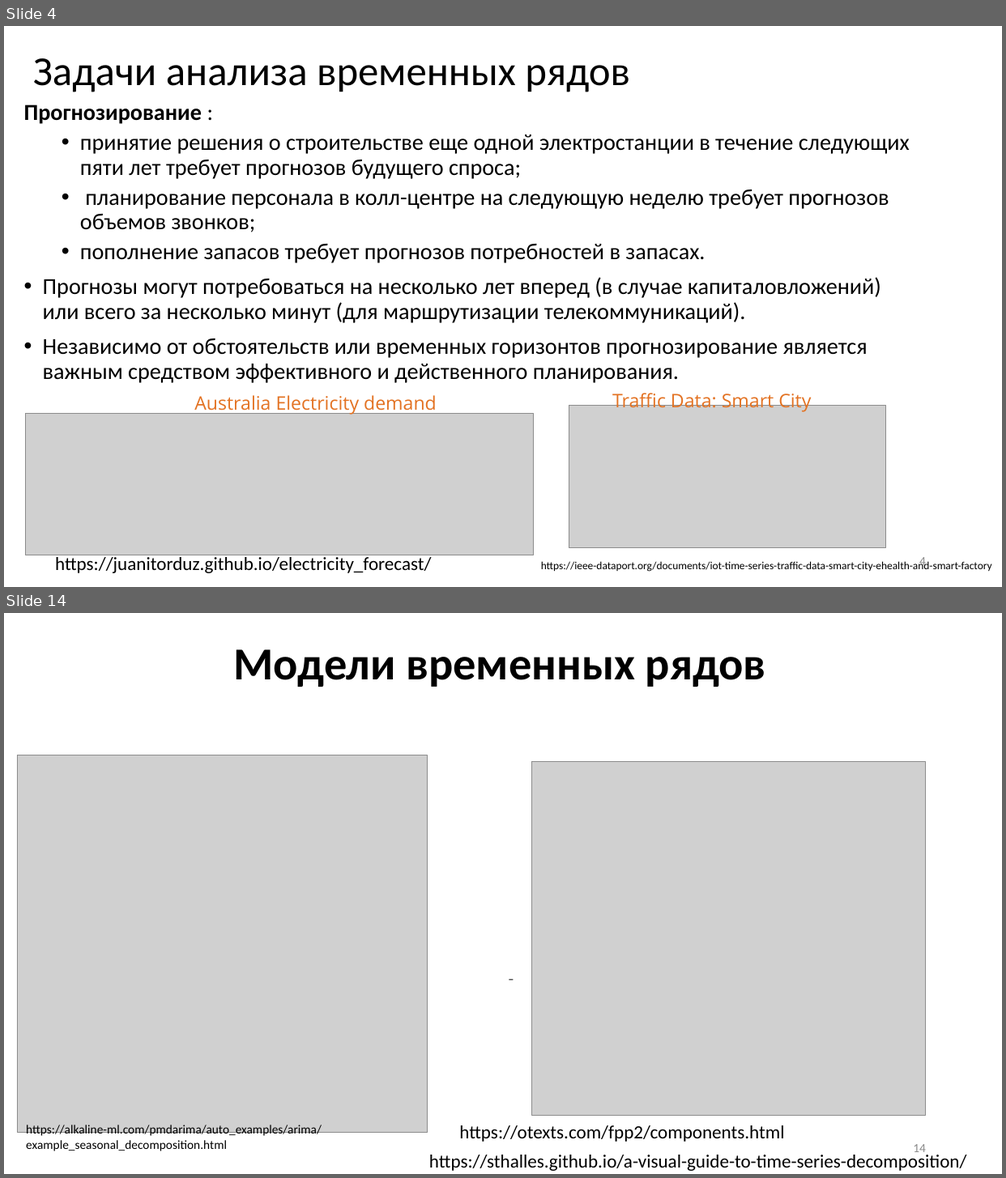
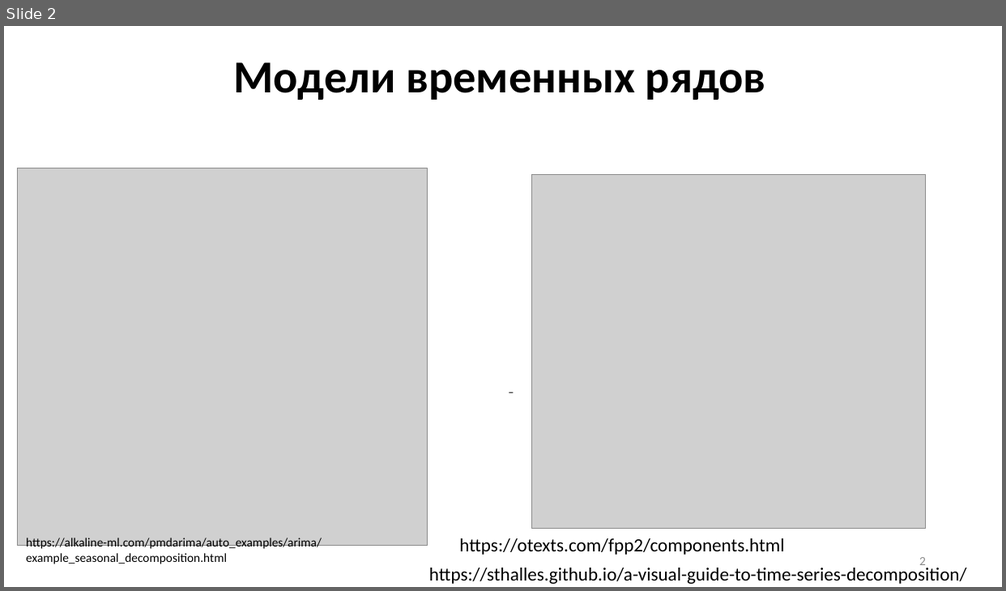
Before and after one commit to MVRonkin/TimeSeriesCourse, a slide deck: 2025/01 Введение во ВР [Автосохраненный].pptx. Shown one above the other, each under a label of ours: slides 4 and 14 before the commit, slide 2 after it; the slides between them are not shown. The pictures are 1006x1178 and 1006x591 pixels, drawn with LibreOffice and Linux fonts; fonts in the diff are those of the drawing; grey boxes stand for pictures. Boxes give left, top, right and bottom in pixels: in the first picture for what was removed or moved away, otherwise in the second. Text is boxed around its words. In the diff, an @@ line names an element or a change of style, - is before the commit and + after.

```diff
--- a/2025/01 Введение во ВР [Автосохраненный].pptx
+++ b/2025/01 Введение во ВР [Автосохраненный].pptx
@@ slide 4 removed at bbox=[4, 26, 1002, 587], background #FFFFFF @@
@@ title removed at bbox=[33, 58, 630, 92] @@
-Задачи анализа временных рядов
@@ text removed at bbox=[24, 105, 910, 383] @@
-Прогнозирование :
-  • принятие решения о строительстве еще одной электростанции в течение следующих пяти лет требует прогнозов будущего спроса;
-  • планирование персонала в колл-центре на следующую неделю требует прогнозов объемов звонков;
-  • пополнение запасов требует прогнозов потребностей в запасах.
-• Прогнозы могут потребоваться на несколько лет вперед (в случае капиталовложений) или всего за несколько минут (для маршрутизации телекоммуникаций).
-• Независимо от обстоятельств или временных горизонтов прогнозирование является важным средством эффективного и действенного планирования.
@@ picture removed at bbox=[26, 414, 534, 556] @@
@@ text removed at bbox=[194, 395, 437, 415] @@
-Australia Electricity demand
@@ picture removed at bbox=[569, 406, 886, 548] @@
@@ text removed at bbox=[612, 390, 811, 412] @@
-Traffic Data: Smart City
@@ text removed at bbox=[55, 554, 431, 574] @@
-https://juanitorduz.github.io/electricity_forecast/
@@ page number removed at bbox=[919, 557, 926, 570] @@
-4
@@ text removed at bbox=[541, 561, 992, 572] @@
-https://ieee-dataport.org/documents/iot-time-series-traffic-data-smart-city-ehealth-and-smart-factory
@@ what was slide 14 is now slide 2 @@
@@ page number at bbox=[919, 557, 926, 565]: text changed @@
-14
+2
```
Also in this commit, not shown: 12 slides changed, 22 other slides removed, 4 other files.
